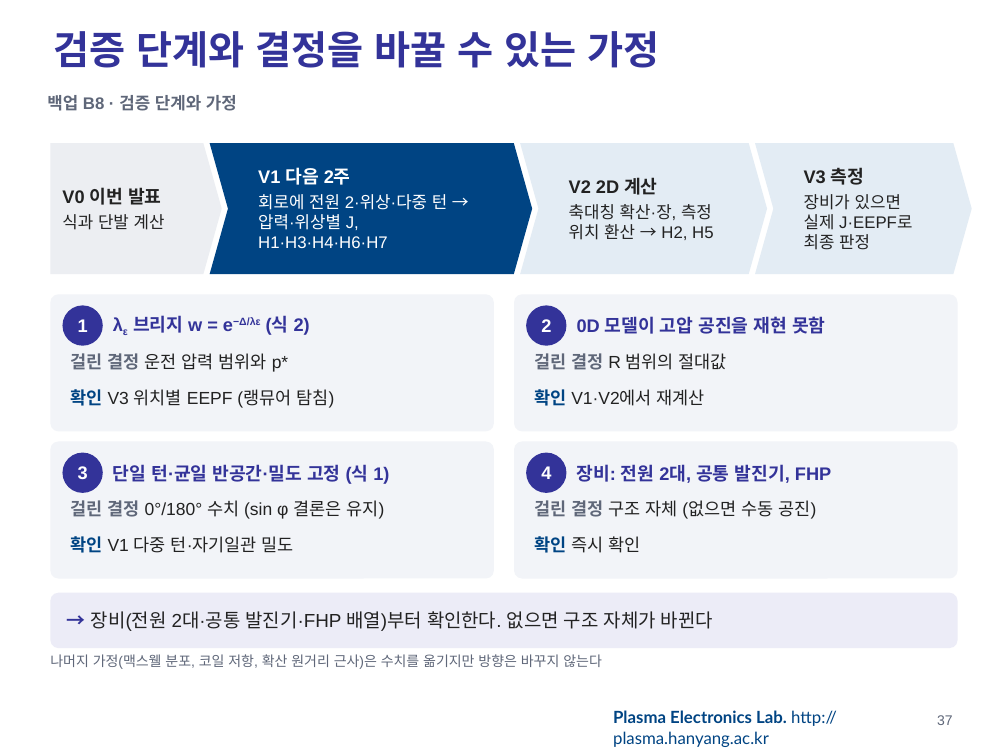
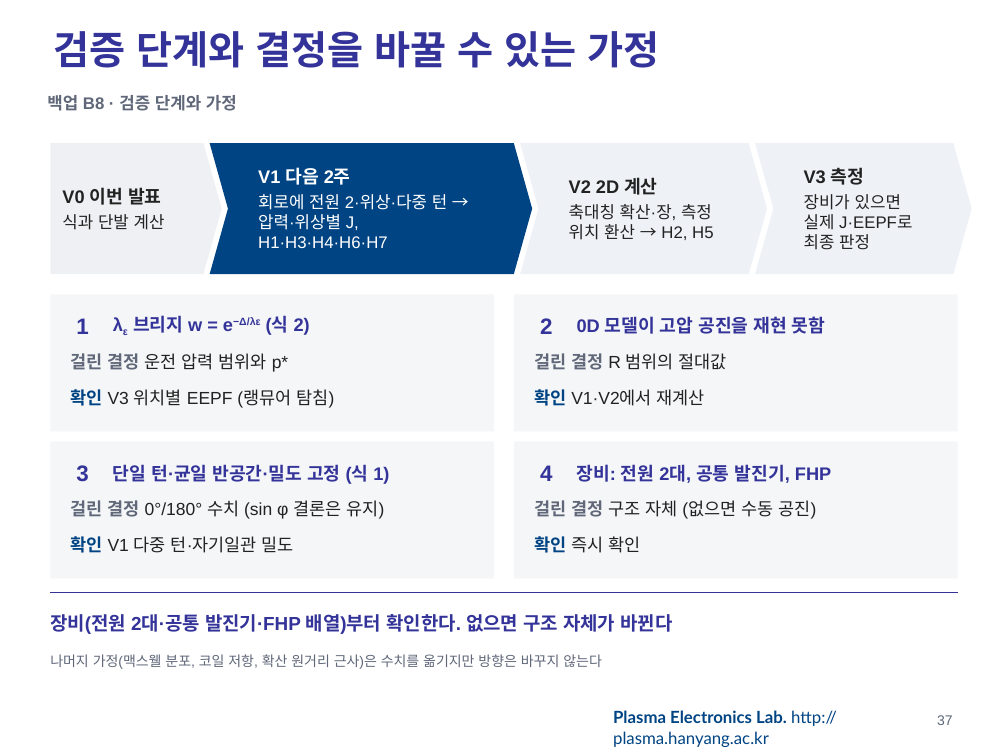
Before and after one commit to garlicjam-pyo/plasma, a slide deck: slide 37 of presentations/1차발표_최종.pptx. Drawn at 1008x756 pixels with LibreOffice and Linux fonts; fonts in the diff are those of the drawing; background and template pictures are left out. Boxes give left, top, right and bottom in pixels: in the first picture for what was removed or moved away, otherwise in the second. Text is boxed around its words. In the diff, an @@ line names an element or a change of style, - is before the commit and + after.

```diff
--- a/presentations/1차발표_최종.pptx
+++ b/presentations/1차발표_최종.pptx
@@ size 13 to 16 pt, text colour #FFFFFF to #333399; more space between paragraphs; fill #333399 to none in 4 elements at bbox=[540, 318, 552, 334], bbox=[76, 465, 88, 482], bbox=[540, 465, 552, 481], bbox=[76, 318, 88, 334] @@
@@ text "1": place and size @@
-text "1" at bbox=[62, 305, 103, 346]
+text "1" at bbox=[76, 318, 88, 334]
@@ text "2": place and size @@
-text "2" at bbox=[526, 305, 566, 346]
+text "2" at bbox=[540, 318, 552, 334]
@@ rounded rectangle to rectangle; fill #F2F4F8 to #F5F6F8 in 4 elements at bbox=[50, 294, 494, 431], bbox=[514, 294, 958, 431], bbox=[50, 442, 494, 579], bbox=[514, 442, 958, 579] @@
@@ text "3": place and size @@
-text "3" at bbox=[62, 453, 103, 493]
+text "3" at bbox=[76, 465, 88, 482]
@@ text "4": place and size @@
-text "4" at bbox=[526, 453, 566, 493]
+text "4" at bbox=[540, 465, 552, 481]
@@ text "장비(전원 2대·공통 발진기·FHP 배열)부터 확인한다. ...": place and size @@
-text "장비(전원 2대·공통 발진기·FHP 배열)부터 확인한다. ..." at bbox=[50, 593, 958, 648]
+text "장비(전원 2대·공통 발진기·FHP 배열)부터 확인한다. ..." at bbox=[50, 614, 672, 634]
@@ text "장비(전원 2대·공통 발진기·FHP 배열)부터 확인한다. ..." at bbox=[50, 614, 672, 634]: fill #ECECF7 to none @@
@@ line added from (50, 593) to (958, 593), #333399 1 pt @@
@@ text at bbox=[50, 614, 672, 634]: text changed; text colour #222222 to #333399; bold on @@
-→ 장비(전원 2대·공통 발진기·FHP 배열)부터 확인한다. 없으면 구조 자체가 바뀐다
+장비(전원 2대·공통 발진기·FHP 배열)부터 확인한다. 없으면 구조 자체가 바뀐다
```
Also in this commit, not shown: 39 other slides changed, 3 other files.
